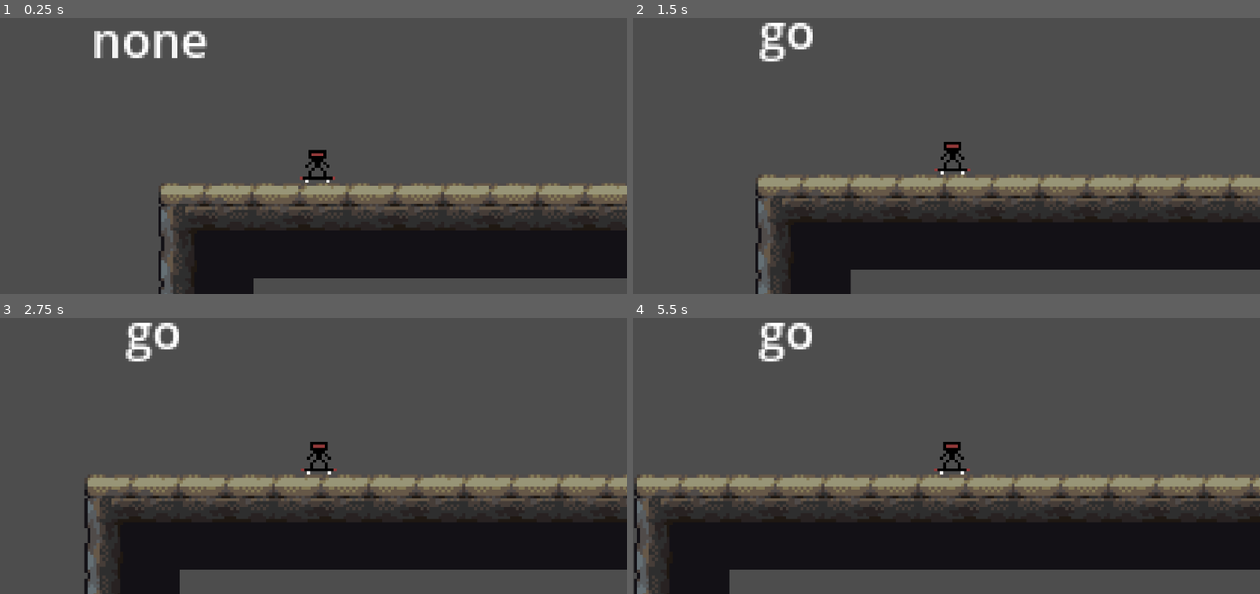
Above: before the commit, frames 1-4 (two rows, left to right).
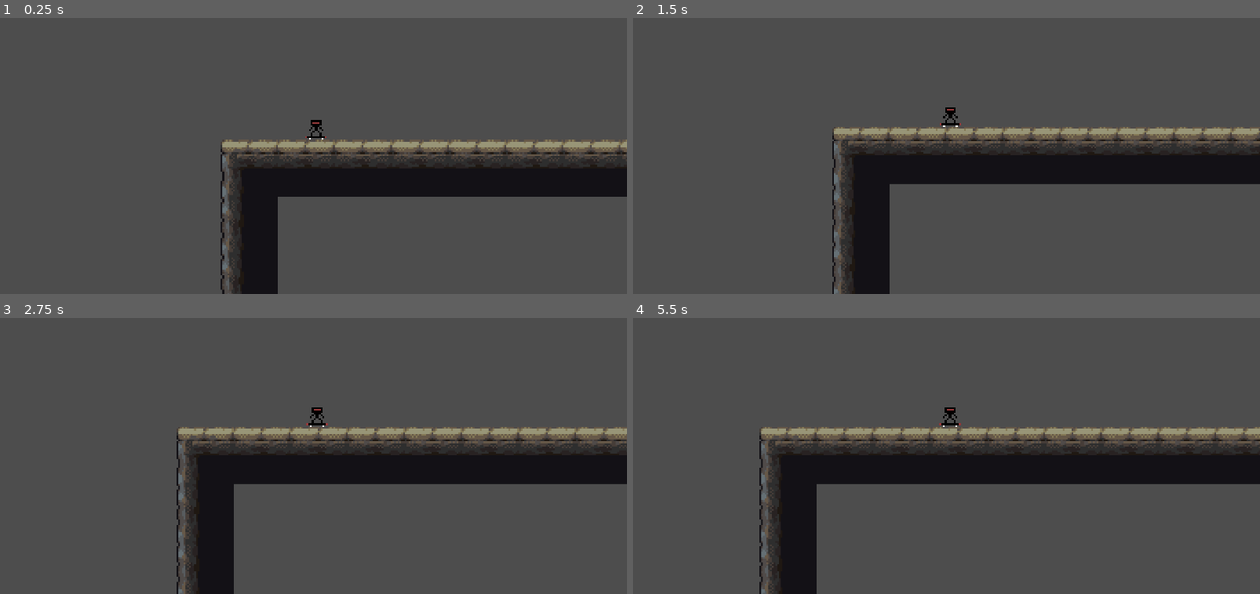
Above: after the commit, the same moments.

Repository: HowdyHack-2025/skater-game
Game: Godot game, scene res://world_2d.tscn
Two runs of this game, one before a commit and one after it. Both use one fixed random seed, a clock stepped at 60 frames per second and the inputs below.
Inputs:
- Up to frame 1 (0.25 s): no input
- Up to frame 2 (1.5 s): tap E (frontflip_p1) at 0.6 s; tap W (go) at 1.35 s
- Up to frame 3 (2.75 s): hold Q (backflip_p1) from 2.03 s (still down); tap E (frontflip_p1) at 2.1 s
- Up to frame 4 (5.5 s): release Q (backflip_p1) at 2.78 s; tap W (go) at 2.85, 4.35 s; tap E (frontflip_p1) at 3.6, 5.1 s; hold Q (backflip_p1) 4.28-5.03 s

The runs differ from the first frame. In frame 1, 32% of the frame differs, in the area x 15-100%, y 4-100%; in frame 2, 36%; in frame 3, 39%; in frame 4, 44%, in the area x 0-100%, y 1-100%.

Commit message:
fix camera and stuff

Diff:
--- /dev/null
+++ b/skater-2d-godot/main_camera_2.gd
@@ -0,0 +1,12 @@
+extends Camera2D
+
+@onready var player = get_tree().current_scene.find_child("SkaterPlayer")
+
+# Called when the node enters the scene tree for the first time.
+func _ready() -> void:
+	pass # Replace with function body.
+
+
+# Called every frame. 'delta' is the elapsed time since the previous frame.
+func _process(delta: float) -> void:
+	position = player.position
--- a/skater-2d-godot/project.godot
+++ b/skater-2d-godot/project.godot
@@ -19,6 +19,11 @@
 
 Constants="*res://autoload/constants.gd"
 SignalBus="*res://autoload/SignalBus.gd"
+
+[display]
+
+window/size/viewport_width=1920
+window/size/viewport_height=1080
 
 [file_customization]
 
--- a/skater-2d-godot/skater_player.tscn
+++ b/skater-2d-godot/skater_player.tscn
@@ -1,8 +1,7 @@
-[gd_scene load_steps=10 format=3 uid="uid://cbhjkg5kjws57"]
+[gd_scene load_steps=8 format=3 uid="uid://cbhjkg5kjws57"]
 
 [ext_resource type="Script" uid="uid://c1gxk1nwk71x8" path="res://skater_player.gd" id="1_3xnyc"]
 [ext_resource type="Texture2D" uid="uid://c8g40ehgcjuhf" path="res://assets/skater_placeholder.png" id="1_ug1ln"]
-[ext_resource type="PackedScene" uid="uid://b82ppyqjrmxkp" path="res://status.tscn" id="3_kb5fk"]
 
 [sub_resource type="RectangleShape2D" id="RectangleShape2D_ug1ln"]
 size = Vector2(12, 2)
@@ -46,9 +45,6 @@
 &"backflip": SubResource("Animation_ug1ln")
 }
 
-[sub_resource type="WorldBoundaryShape2D" id="WorldBoundaryShape2D_kb5fk"]
-normal = Vector2(1, 0)
-
 [node name="SkaterPlayer" type="CharacterBody2D"]
 floor_max_angle = 1.3089969
 script = ExtResource("1_3xnyc")
@@ -71,32 +67,6 @@
 &"": SubResource("AnimationLibrary_3fgln")
 }
 
-[node name="MainCamera" type="Camera2D" parent="."]
-position = Vector2(0, -14)
-zoom = Vector2(5.465, 5.465)
-position_smoothing_enabled = true
-
-[node name="Area2D" type="Area2D" parent="MainCamera"]
-position = Vector2(154, 0)
-collision_layer = 2
-collision_mask = 2
-
-[node name="CollisionShape2D" type="CollisionShape2D" parent="MainCamera/Area2D"]
-shape = SubResource("WorldBoundaryShape2D_kb5fk")
-
-[node name="Status" parent="MainCamera" instance=ExtResource("3_kb5fk")]
-anchors_preset = 8
-anchor_left = 0.5
-anchor_top = 0.5
-anchor_right = 0.5
-anchor_bottom = 0.5
-offset_left = -56.0
-offset_top = -30.0
-offset_right = -56.0
-offset_bottom = -30.0
-grow_horizontal = 2
-grow_vertical = 2
-
 [node name="RayCast2D" type="RayCast2D" parent="."]
 target_position = Vector2(0, 11)
 
--- a/skater-2d-godot/world_2d.tscn
+++ b/skater-2d-godot/world_2d.tscn
@@ -1,8 +1,9 @@
-[gd_scene load_steps=6 format=3 uid="uid://bkra1ub3o0xua"]
+[gd_scene load_steps=8 format=3 uid="uid://bkra1ub3o0xua"]
 
 [ext_resource type="Script" uid="uid://nrohe4rqb3q" path="res://world_2d.gd" id="1_y4oe8"]
 [ext_resource type="PackedScene" uid="uid://cbhjkg5kjws57" path="res://skater_player.tscn" id="2_laysq"]
-[ext_resource type="PackedScene" uid="uid://cj2oe0m4q44bu" path="res://stage_pieces/beginning.tscn" id="3_hmjmd"]
+[ext_resource type="PackedScene" path="res://stage_pieces/beginning.tscn" id="3_hmjmd"]
+[ext_resource type="Script" uid="uid://dnq8ii7sc0bv7" path="res://main_camera_2.gd" id="4_y4oe8"]
 
 [sub_resource type="RectangleShape2D" id="RectangleShape2D_u2nsr"]
 size = Vector2(12, 12)
@@ -10,12 +11,14 @@
 [sub_resource type="RectangleShape2D" id="RectangleShape2D_y4oe8"]
 size = Vector2(12, 20)
 
+[sub_resource type="WorldBoundaryShape2D" id="WorldBoundaryShape2D_y4oe8"]
+normal = Vector2(1, 0)
+
 [node name="World2D" type="Node2D"]
 script = ExtResource("1_y4oe8")
 
 [node name="SkaterPlayer" parent="." instance=ExtResource("2_laysq")]
 position = Vector2(-129, 1)
-max_speed = null
 
 [node name="Collisions" type="Node2D" parent="."]
 
@@ -36,4 +39,18 @@
 [node name="Beginning" parent="." instance=ExtResource("3_hmjmd")]
 position = Vector2(-180, 12)
 
+[node name="MainCamera2" type="Camera2D" parent="."]
+position = Vector2(-129, -13)
+zoom = Vector2(5.465, 5.465)
+position_smoothing_enabled = true
+script = ExtResource("4_y4oe8")
+
+[node name="Area2D" type="Area2D" parent="MainCamera2"]
+position = Vector2(154, 0)
+collision_layer = 2
+collision_mask = 2
+
+[node name="CollisionShape2D" type="CollisionShape2D" parent="MainCamera2/Area2D"]
+shape = SubResource("WorldBoundaryShape2D_y4oe8")
+
 [connection signal="area_entered" from="StageMarker" to="." method="_on_area_entered"]
Not shown, added: skater-2d-godot/main_camera_2.gd.uid
